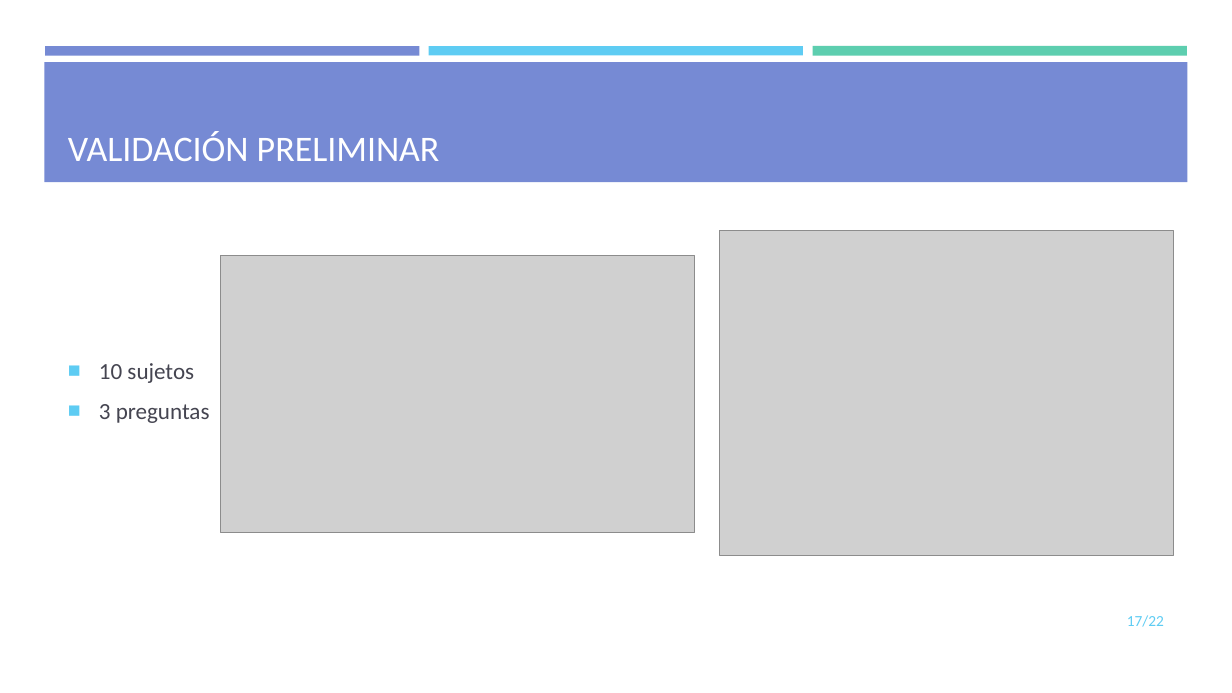
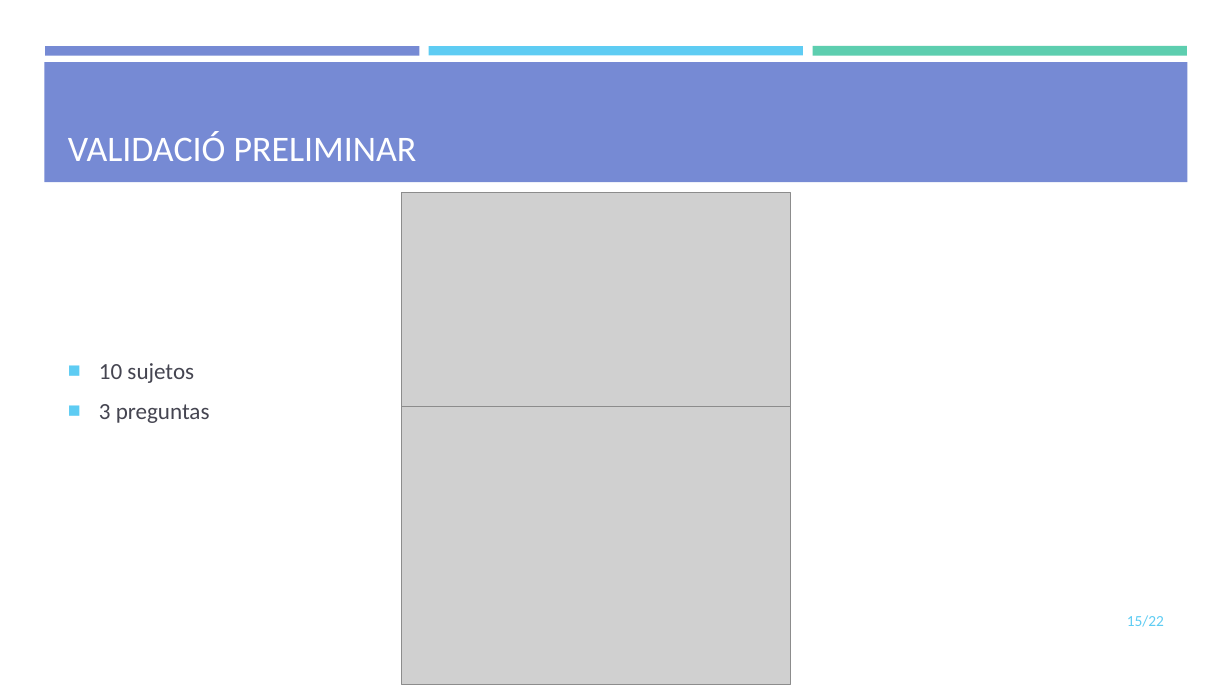
Before and after one commit to mdlunag/tfg, a slide deck: slide 15 of tfg_presentacio.pptx (slide 17 before the commit). Drawn at 1232x693 pixels with LibreOffice and Linux fonts; fonts in the diff are those of the drawing; grey boxes stand for pictures. Boxes give left, top, right and bottom in pixels: in the first picture for what was removed or moved away, otherwise in the second. Text is boxed around its words. In the diff, an @@ line names an element or a change of style, - is before the commit and + after.

```diff
--- a/tfg_presentacio.pptx
+++ b/tfg_presentacio.pptx
@@ title at <box>68,131,417,161</box>: text changed @@
-VALIDACIÓN PRELIMINAR
+VALIDACIÓ PRELIMINAR
@@ picture: place and size @@
-picture at <box>220,255,695,532</box>
+picture at <box>402,192,791,406</box>
@@ picture: place and size @@
-picture at <box>719,231,1173,555</box>
+picture at <box>402,407,791,685</box>
@@ page number at <box>1127,615,1164,627</box>: text changed @@
-17/22
+15/22
```
Also in this commit, not shown: 9 other slides changed, 4 slides added, 6 slides removed.
